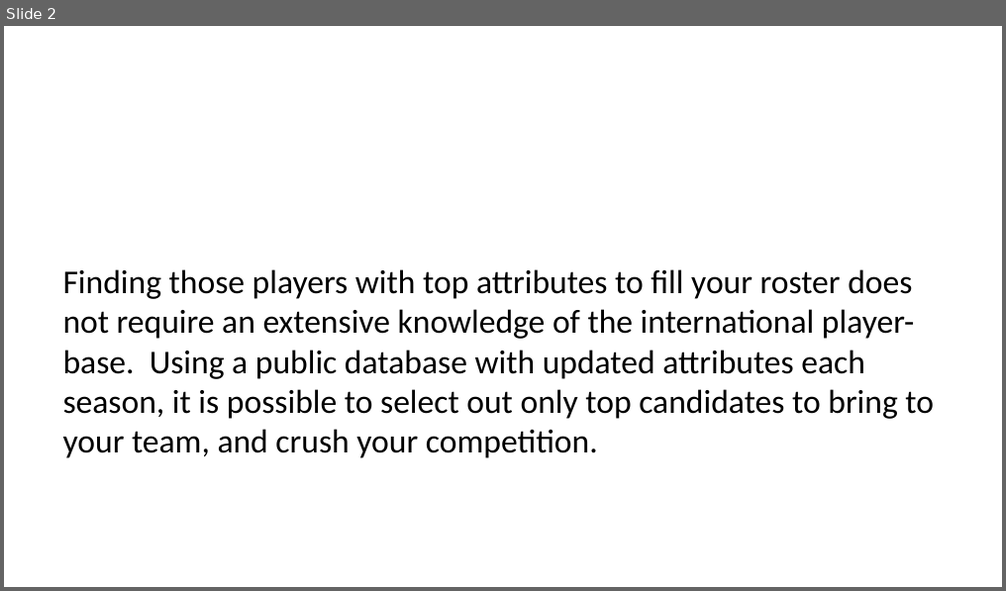
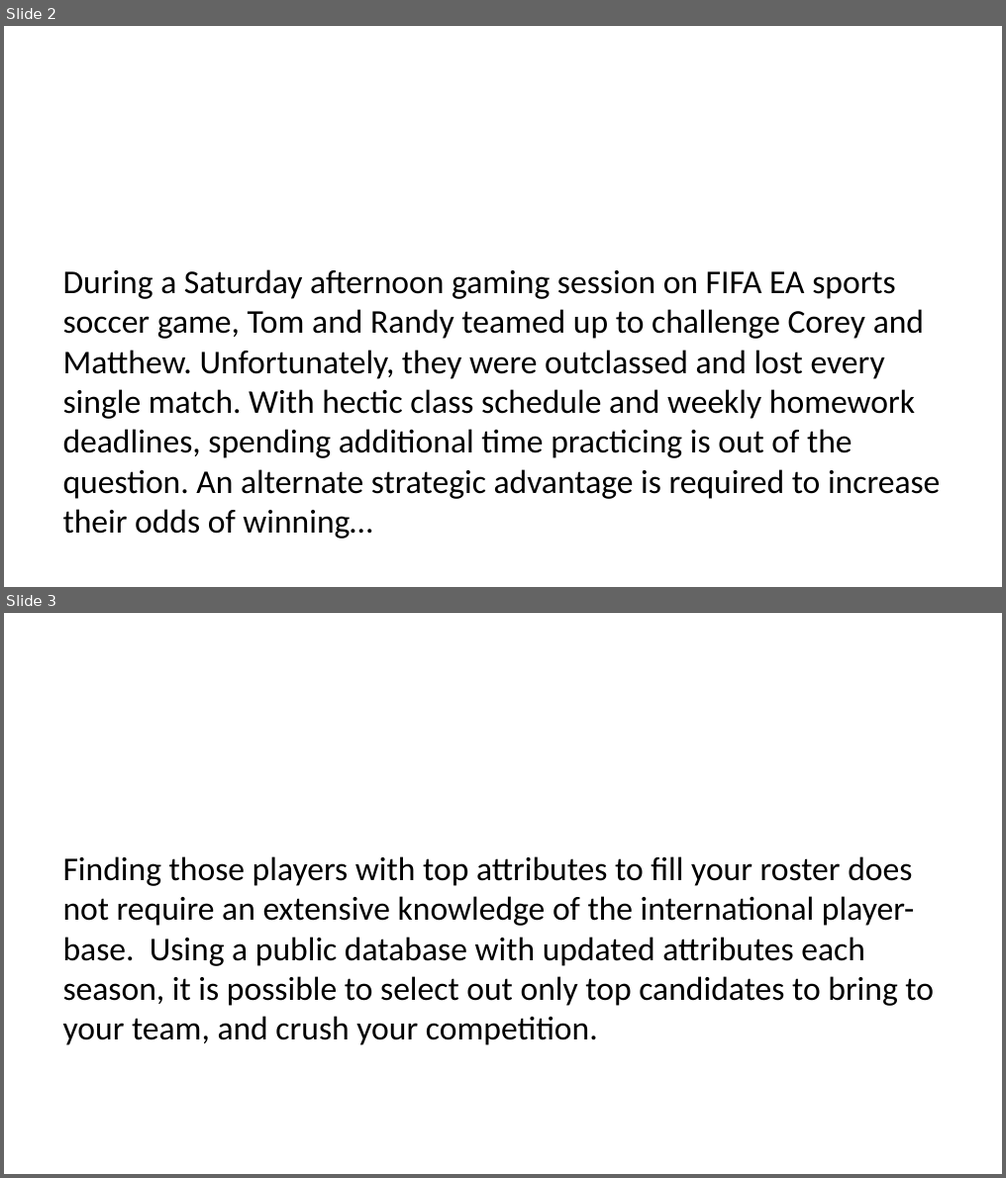
Before and after one commit to Randy0601/Soccer-Analysis, a slide deck: Presentation.pptx. Shown one above the other, each under a label of ours: slide 2 before the commit, slides 2 and 3 after it. The pictures are 1006x591 and 1006x1178 pixels, drawn with LibreOffice and Linux fonts; fonts in the diff are those of the drawing; background and template pictures are left out. Boxes give left, top, right and bottom in pixels: in the first picture for what was removed or moved away, otherwise in the second. Text is boxed around its words. In the diff, an @@ line names an element or a change of style, - is before the commit and + after.

```diff
--- a/Presentation.pptx
+++ b/Presentation.pptx
@@ slide 2 added at [4, 26, 1002, 587], background picture (left out) @@
@@ title added at [20, 40, 886, 124], 36 pt, text #FFFFFF @@
+Background
@@ text added at [63, 270, 940, 539], 24 pt, text #000000 @@
+During a Saturday afternoon gaming session on FIFA EA sports soccer game, Tom and Randy teamed up to challenge Corey and Matthew. Unfortunately, they were outclassed and lost every single match. With hectic class schedule and weekly homework deadlines, spending additional time practicing is out of the question. An alternate strategic advantage is required to increase their odds of winning…
@@ what was slide 2 is now slide 3 @@
```
Also in this commit, not shown: 2 other slides added, 1 slide removed.
